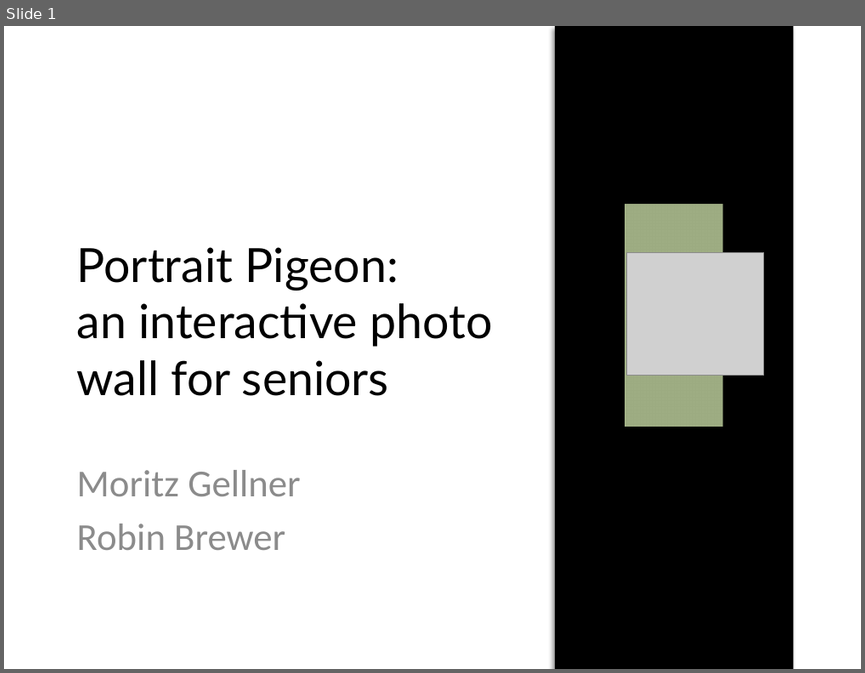
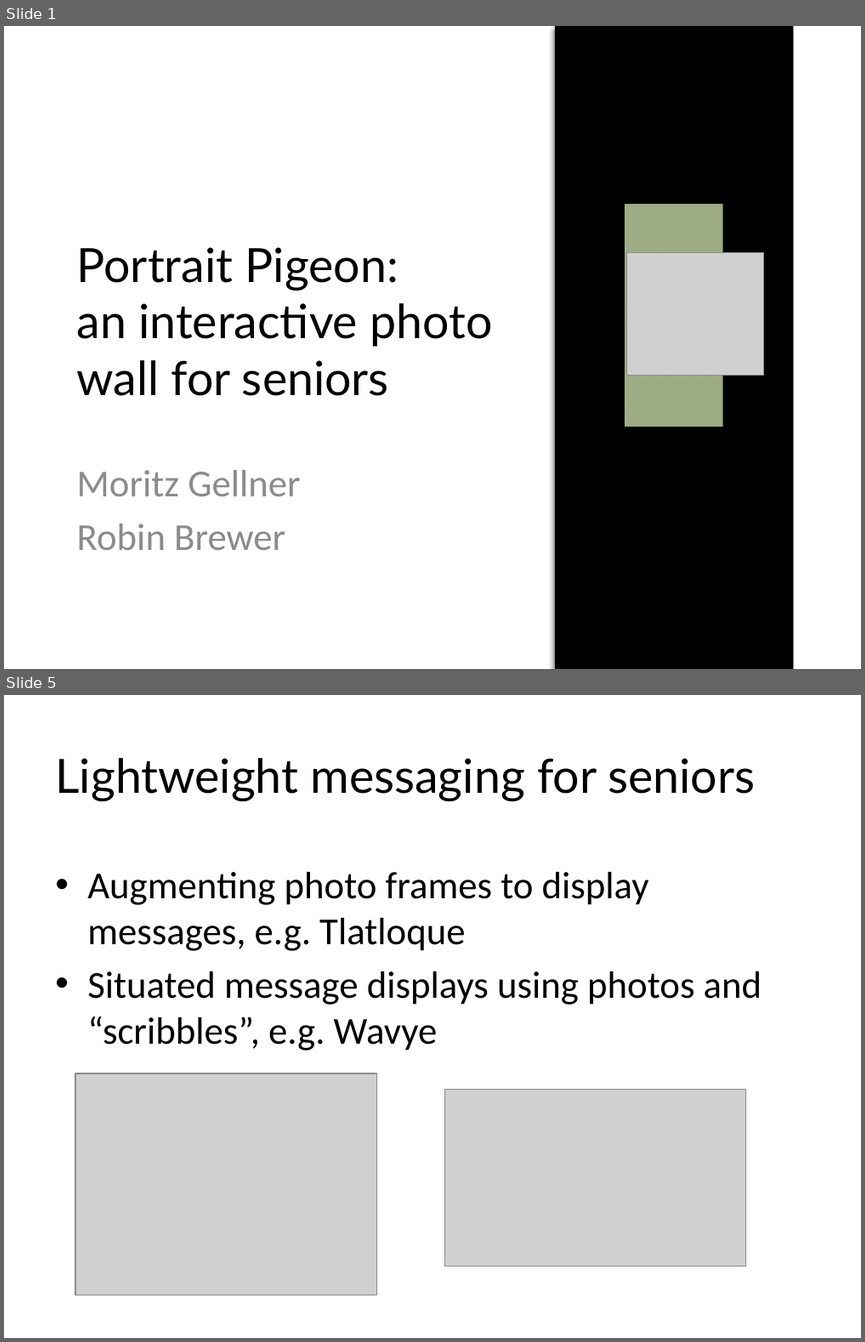
Before and after one commit to moritzg91/photo-wall, a slide deck: 525finalPres.pptx. Shown one above the other, each under a label of ours: slide 1 before the commit, slides 1 and 5 after it; the slides between them are not shown. The pictures are 865x673 and 865x1342 pixels, drawn with LibreOffice and Linux fonts; fonts in the diff are those of the drawing; grey boxes stand for pictures. Boxes give left, top, right and bottom in pixels: in the first picture for what was removed or moved away, otherwise in the second. Text is boxed around its words. In the diff, an @@ line names an element or a change of style, - is before the commit and + after.

```diff
--- a/525finalPres.pptx
+++ b/525finalPres.pptx
@@ slide 5 added at bbox=[4, 695, 861, 1338], background #FFFFFF @@
@@ title added at bbox=[55, 758, 755, 801], 39.6 pt, text #000000 @@
+Lightweight messaging for seniors
@@ text added at bbox=[87, 872, 762, 1050], 32 pt, text #000000 @@
+• Augmenting photo frames to display messages, e.g. Tlatloque
+• Situated message displays using photos and “scribbles”, e.g. Wavye
@@ picture added at bbox=[75, 1073, 376, 1295] @@
@@ picture added at bbox=[445, 1089, 746, 1265] @@
```
Also in this commit, not shown: 1 slide changed, 8 other slides added, 4 slides removed.
